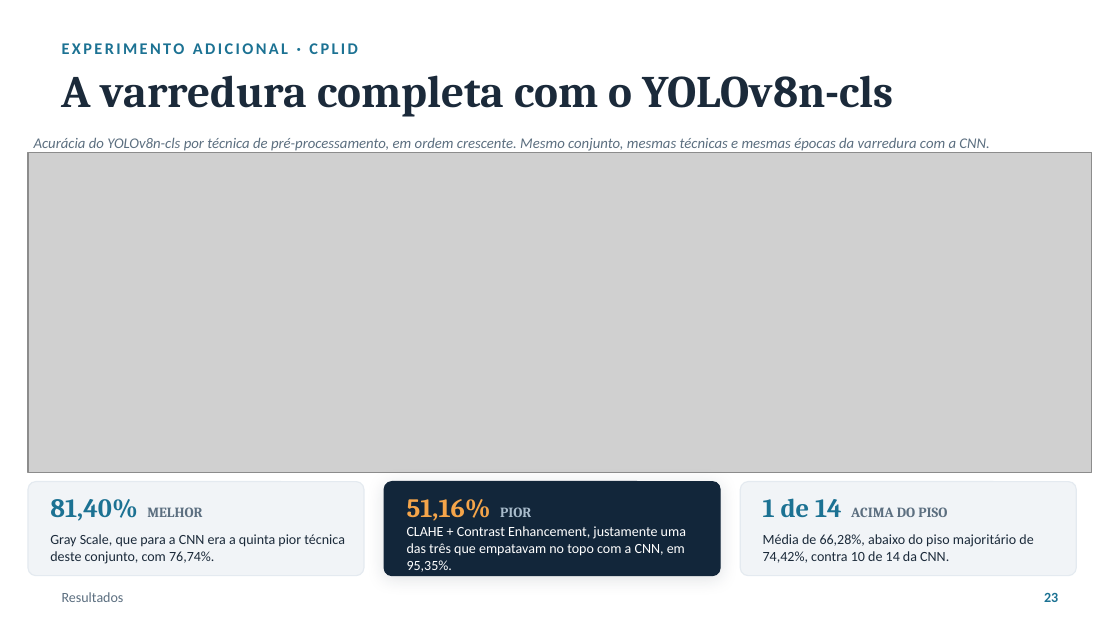
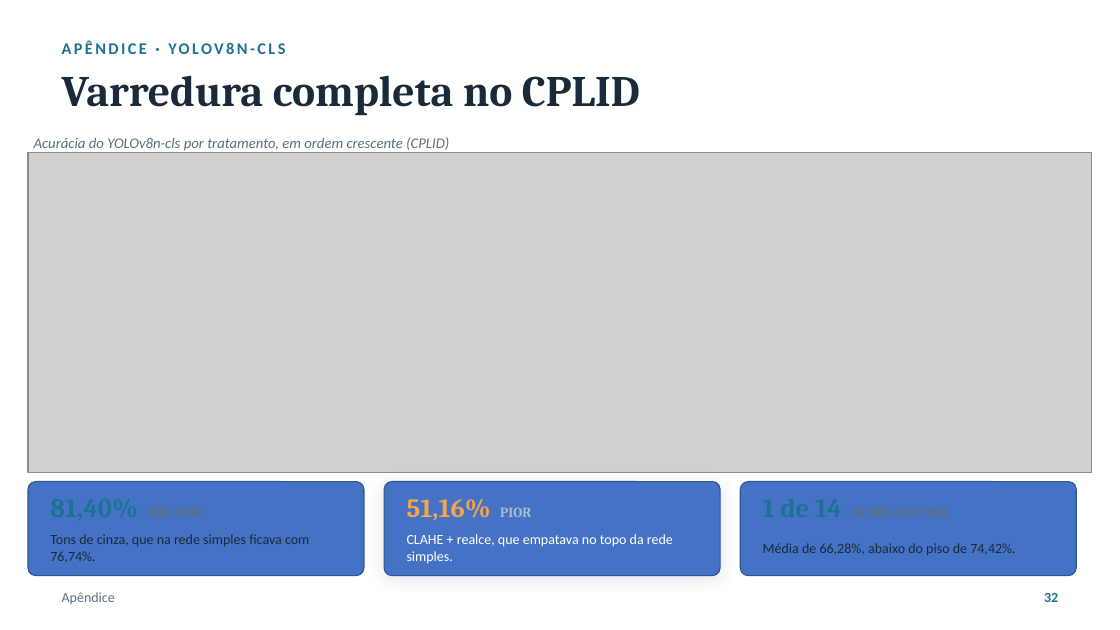
Before and after one commit to luanws/masters-thesis, a slide deck: slide 32 of presentation/defesa.odp (slide 23 before the commit). Drawn at 1120x630 pixels with LibreOffice and Linux fonts; fonts in the diff are those of the drawing; grey boxes stand for pictures. Boxes give left, top, right and bottom in pixels: in the first picture for what was removed or moved away, otherwise in the second. Text is boxed around its words. In the diff, an @@ line names an element or a change of style, - is before the commit and + after.

```diff
--- a/presentation/defesa.odp
+++ b/presentation/defesa.odp
@@ text at bbox=[62, 43, 357, 54]: text changed @@
-EXPERIMENTO ADICIONAL · CPLID
+APÊNDICE · YOLOV8N-CLS
@@ text at bbox=[62, 75, 640, 116]: text changed; size 29 to 28 pt @@
-A varredura completa com o YOLOv8n-cls
+Varredura completa no CPLID
@@ text at bbox=[34, 137, 449, 151]: text changed @@
-Acurácia do YOLOv8n-cls por técnica de pré-processamento, em ordem crescente. Mesmo conjunto, mesmas técnicas e mesmas épocas da varredura com a CNN.
+Acurácia do YOLOv8n-cls por tratamento, em ordem crescente (CPLID)
@@ rounded rectangle at bbox=[28, 482, 364, 576]: fill #F1F4F7 to #4472C4; outline #E4EAF0 0.74 pt to #2F5597 0.74 pt @@
@@ text removed at bbox=[50, 499, 202, 521] @@
-81,40% MELHOR
@@ rounded rectangle at bbox=[384, 482, 720, 576]: fill #12263A to #4472C4; outline #12263A 0.74 pt to #2F5597 0.74 pt @@
@@ rounded rectangle at bbox=[740, 482, 1076, 576]: fill #F1F4F7 to #4472C4; outline #E4EAF0 0.74 pt to #2F5597 0.74 pt @@
@@ text removed at bbox=[763, 498, 947, 517] @@
-1 de 14 ACIMA DO PISO
@@ text at bbox=[50, 534, 309, 562]: text changed @@
-Gray Scale, que para a CNN era a quinta pior técnica deste conjunto, com 76,74%.
+Tons de cinza, que na rede simples ficava com 76,74%.
@@ text at bbox=[407, 534, 673, 563]: text changed @@
-CLAHE + Contrast Enhancement, justamente uma das três que empatavam no topo com a CNN, em 95,35%.
+CLAHE + realce, que empatava no topo da rede simples.
@@ text at bbox=[763, 543, 1015, 555]: text changed @@
-Média de 66,28%, abaixo do piso majoritário de 74,42%, contra 10 de 14 da CNN.
+Média de 66,28%, abaixo do piso de 74,42%.
@@ text removed at bbox=[62, 592, 124, 602] @@
-Resultados
@@ text added at bbox=[62, 592, 115, 604], 9 pt, text #5C6F80 @@
+Apêndice
@@ text removed at bbox=[1044, 593, 1058, 602] @@
-23
@@ text added at bbox=[1044, 593, 1058, 602], 9 pt, text #1C7293, bold @@
+32
```
Also in this commit, not shown: 12 other slides changed, 22 slides added, 17 slides removed, 27 other files.
